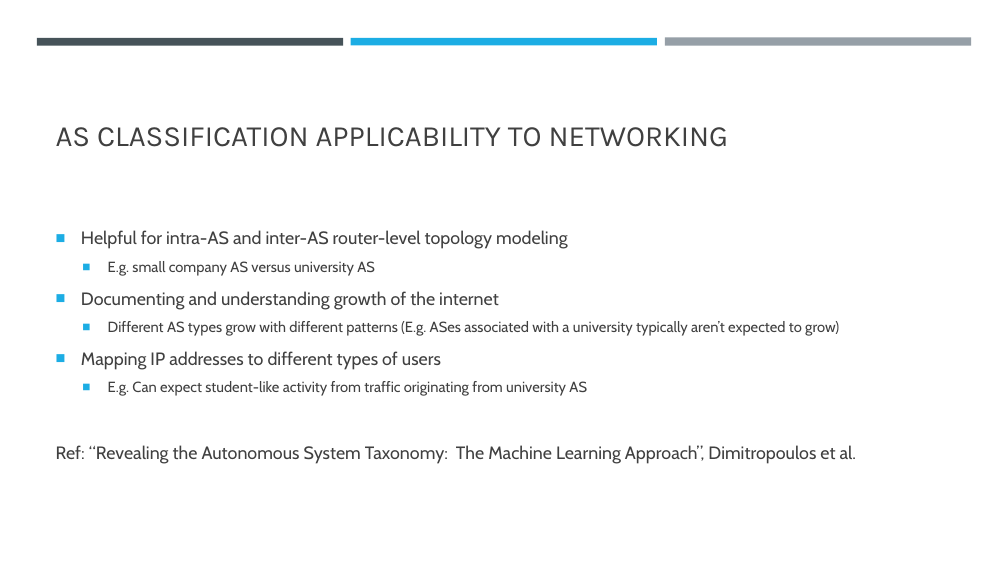
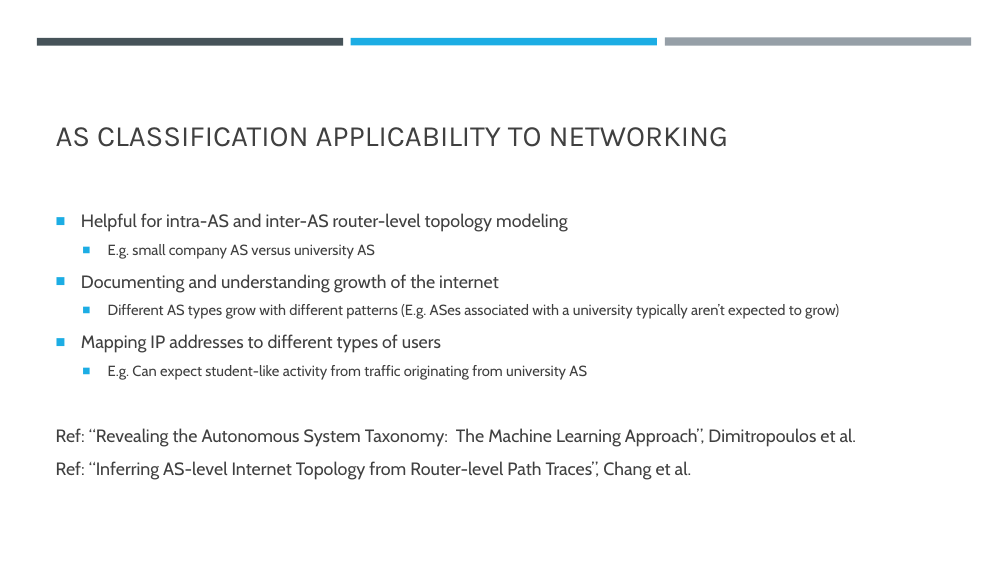
Before and after one commit to rlazad/cs4920Lab3, a slide deck: slide 3 of CS4920Lab3_v2.pptx. Drawn at 1008x567 pixels with LibreOffice and Linux fonts; fonts in the diff are those of the drawing. Boxes give left, top, right and bottom in pixels: in the first picture for what was removed or moved away, otherwise in the second. Text is boxed around its words. In the diff, an @@ line names an element or a change of style, - is before the commit and + after.

Commit message:
small changes to presentation

```diff
--- a/CS4920Lab3_v2.pptx
+++ b/CS4920Lab3_v2.pptx
@@ text at bbox=[56, 461, 691, 480]: paragraph added @@
+Ref: “Inferring AS-level Internet Topology from Router-level Path Traces”, Chang et al.
```
